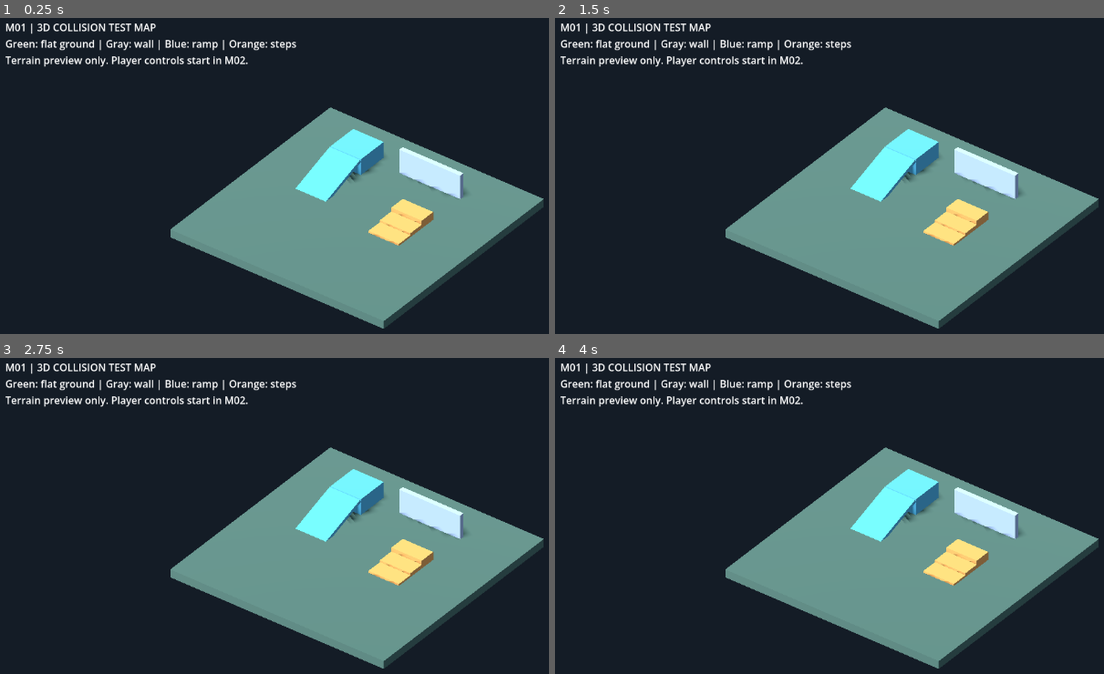
Above: before the commit, frames 1-4 (two rows, left to right).
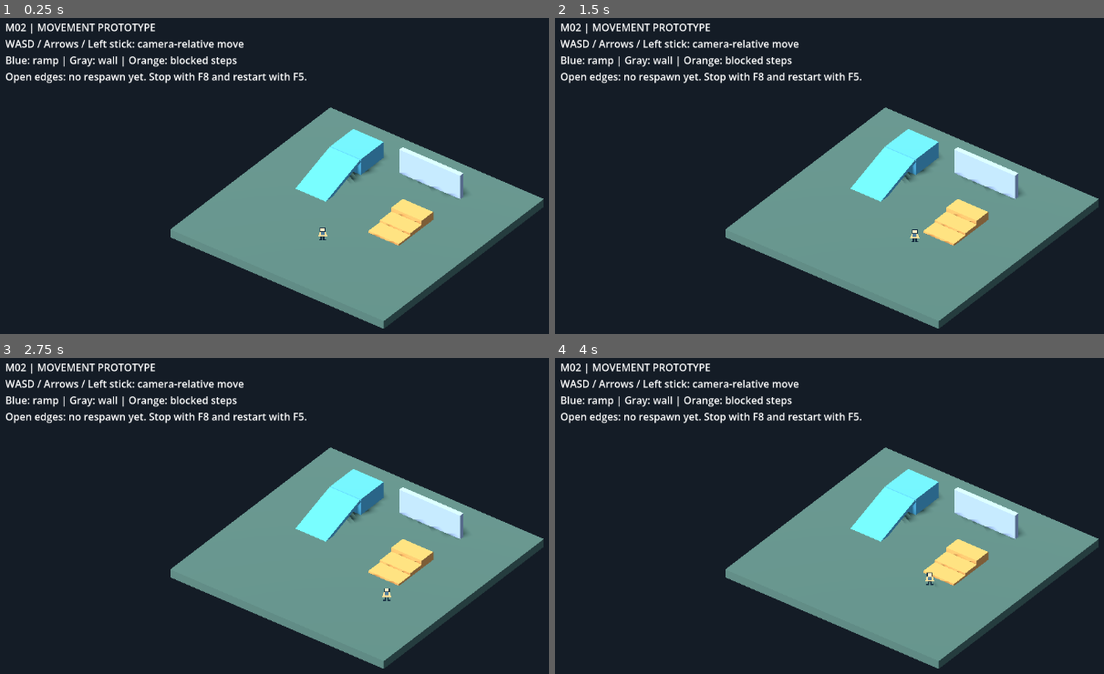
Above: after the commit, the same moments.

Repository: holy572782/forgotten-world
Game: Godot game, scene res://scenes/main.tscn
Same seed, same stepped clock (60 frames per second), same inputs: the game is played once before the commit and once after it.
Inputs (mouse positions are in pixels of both pictures, inside the frame that each line leads up to):
- Up to frame 1 (0.25 s): no input
- Up to frame 2 (1.5 s): tap Enter at 0.5 s; move the mouse to (1071, 194) at 0.52 s; hold D (move_right) 0.53-1.28 s; tap J (attack) at 0.6 s; click (1071, 194) at 0.67 s; tap Space (jump) at 0.77, 1.07 s; tap Q (camera_left) at 0.8, 1.35 s; move the mouse to (763, 236) at 1.27 s; hold S (move_down) from 1.28 s (still down)
- Up to frame 3 (2.75 s): tap Space (jump) at 1.52, 1.55, 1.82, 2, 2.1 s; move the mouse to (428, 465) at 2.02 s; release S (move_down) at 2.03 s; hold D (move_right) from 2.03 s (still down); tap J (attack) at 2.3 s
- Up to frame 4 (4 s): tap Enter at 2.75 s; move the mouse to (873, 636) at 2.77 s; release D (move_right) at 2.78 s; hold W (move_up) 2.78-3.53 s; tap J (attack) at 2.85 s; click (873, 636) at 2.92 s; tap Space (jump) at 3.02, 3.32, 3.77, 3.8 s; tap Q (camera_left) at 3.05, 3.6 s; move the mouse to (outside the picture) at 3.52 s; hold A (move_left) from 3.53 s (still down)

The runs differ from the first frame. In frame 1, 2.8% of the frame differs, in the area x 0-60%, y 1-71%; in frame 2, 2.8%; in frame 3, 2.8%; in frame 4, 2.8%, in the area x 0-70%, y 1-73%.

Commit message:
M02: 仮スプライトと3Dプレイヤー移動を実装
CharacterBody3Dによるカメラ相対移動、斜め速度正規化、
アナログ入力、坂道・壁との衝突を追加。
仮スプライトの足元を整合し、移動値をResourceに集約。

Godot 4.7.2でM00・M01回帰、M02移動・描画検査に合格。
README・テスト計画・進捗・素材台帳を更新。
実機入力と操作感は未検証。M02は検証待ち。

Diff:
--- a/assets/ASSET_REGISTER.csv
+++ b/assets/ASSET_REGISTER.csv
@@ -1,2 +1,3 @@
 asset_id,path,category,creator,source_url,license,ai_generated,prompt_reference,status,notes
 m01_test_arena,scenes/test_arena.tscn,environment,Codex,,project_license_undecided,true,M01 simple primitive terrain request,prototype,Godot built-in BoxMesh and BoxShape3D; no external artwork; dimensions provisional
+m02_player_placeholder,assets/export/player_placeholder.svg,character_placeholder,Codex,,project_license_undecided,true,M02 original geometric SVG movement marker,prototype,Original code-authored vector; no external artwork; appearance and dimensions provisional; single frame; human asset review pending
--- /dev/null
+++ b/assets/export/player_placeholder.svg
@@ -0,0 +1,8 @@
+<svg xmlns="http://www.w3.org/2000/svg" width="32" height="48" viewBox="0 0 32 48">
+  <!-- Original geometric test marker; provisional appearance, no character design. -->
+  <path fill="#172d40" d="M10 30h12v14h4v4H17V36h-2v12H6v-4h4z"/>
+  <path fill="#ffe29b" d="M8 17h16l5 18H3z"/>
+  <path fill="#527f9e" d="M11 19h10v10H11z"/>
+  <path fill="#172d40" d="M8 4h16v14H8z"/>
+  <path fill="#ffeec7" d="M10 6h12v10H10z"/>
+</svg>
--- /dev/null
+++ b/resources/player_movement.tres
@@ -0,0 +1,6 @@
+[gd_resource type="Resource" script_class="" load_steps=2 format=3]
+
+[ext_resource type="Script" path="res://scripts/player/player_movement.gd" id="1_settings"]
+
+[resource]
+script = ExtResource("1_settings")
--- a/scenes/main.tscn
+++ b/scenes/main.tscn
@@ -1,7 +1,12 @@
-[gd_scene load_steps=2 format=3]
+[gd_scene load_steps=4 format=3]
 
 [ext_resource type="PackedScene" path="res://scenes/test_arena.tscn" id="1_arena"]
+[ext_resource type="PackedScene" path="res://scenes/player/player.tscn" id="2_player"]
+[ext_resource type="Script" path="res://scripts/main.gd" id="3_main"]
 
 [node name="Main" type="Node3D"]
+script = ExtResource("3_main")
 
 [node name="TestArena" parent="." instance=ExtResource("1_arena")]
+
+[node name="Player" parent="." instance=ExtResource("2_player")]
--- /dev/null
+++ b/scenes/player/player.tscn
@@ -0,0 +1,35 @@
+[gd_scene load_steps=6 format=3]
+
+[ext_resource type="Script" path="res://scripts/player/player_controller.gd" id="1_controller"]
+[ext_resource type="Resource" path="res://resources/player_movement.tres" id="2_movement"]
+[ext_resource type="Texture2D" path="res://assets/export/player_placeholder.svg" id="3_texture"]
+
+[sub_resource type="CapsuleShape3D" id="Shape_body"]
+radius = 0.3
+height = 1.8
+
+[sub_resource type="SpriteFrames" id="Frames_placeholder"]
+animations = [{
+"frames": [{"duration": 1.0, "texture": ExtResource("3_texture")}],
+"loop": true,
+"name": &"default",
+"speed": 1.0
+}]
+
+[node name="Player" type="CharacterBody3D"]
+collision_layer = 2
+collision_mask = 1
+script = ExtResource("1_controller")
+movement = ExtResource("2_movement")
+
+[node name="CollisionShape3D" type="CollisionShape3D" parent="."]
+position = Vector3(0, 0.9, 0)
+shape = SubResource("Shape_body")
+
+[node name="AnimatedSprite3D" type="AnimatedSprite3D" parent="."]
+position = Vector3(0, 0.9, 0)
+pixel_size = 0.0375
+billboard = 2
+texture_filter = 0
+alpha_cut = 1
+sprite_frames = SubResource("Frames_placeholder")
--- /dev/null
+++ b/scripts/main.gd
@@ -0,0 +1,7 @@
+extends Node3D
+## Scene wiring only: retain the standalone M01 arena and its preview camera.
+
+func _ready() -> void:
+	$Player.global_position = $TestArena/PlayerSpawn.global_position
+	$Player.movement_camera = $TestArena/Preview/Camera3D
+	$TestArena/Preview/Instructions/Label.text = "M02 | MOVEMENT PROTOTYPE\nWASD / Arrows / Left stick: camera-relative move\nBlue: ramp | Gray: wall | Orange: blocked steps\nOpen edges: no respawn yet. Stop with F8 and restart with F5."
--- /dev/null
+++ b/scripts/player/player_controller.gd
@@ -0,0 +1,64 @@
+extends CharacterBody3D
+## M02 locomotion only. Body origin is the contact point beneath the capsule.
+
+const MovementSettings = preload("res://scripts/player/player_movement.gd")
+
+@export var movement: MovementSettings = preload("res://resources/player_movement.tres")
+@export var movement_camera: Camera3D
+
+var facing_world := Vector3.BACK
+## Screen-relative sectors: down, down-right, right, up-right, up, up-left, left, down-left.
+## Reserved for directional animation; M02 intentionally uses one placeholder frame.
+var facing_index: int = 0
+
+func _ready() -> void:
+	floor_max_angle = deg_to_rad(movement.max_slope_degrees)
+	floor_snap_length = movement.snap_length
+	floor_constant_speed = true
+	floor_stop_on_slope = true
+
+func _physics_process(delta: float) -> void:
+	var camera := movement_camera
+	if not is_instance_valid(camera):
+		camera = get_viewport().get_camera_3d()
+	var view_basis := camera.global_basis if is_instance_valid(camera) else Basis.IDENTITY
+	# get_vector applies the InputMap radial deadzone, caps diagonals and retains analog strength.
+	var input_vector := Input.get_vector("move_left", "move_right", "move_up", "move_down")
+	var desired := input_to_world(input_vector, view_basis) * movement.speed
+	var horizontal := Vector3(velocity.x, 0.0, velocity.z)
+	var rate := movement.deceleration if input_vector.is_zero_approx() else movement.acceleration
+	if not is_on_floor():
+		rate *= movement.air_control
+	horizontal = horizontal.move_toward(desired, rate * delta)
+	velocity.x = horizontal.x
+	velocity.z = horizontal.z
+	if is_on_floor():
+		velocity.y = 0.0
+	else:
+		velocity.y -= movement.gravity * delta
+	move_and_slide()
+	var actual_horizontal := Vector3(get_real_velocity().x, 0.0, get_real_velocity().z)
+	if actual_horizontal.length_squared() > 0.0001:
+		facing_world = actual_horizontal.normalized()
+	facing_index = direction_sector(facing_world, view_basis)
+
+static func horizontal_forward(view_basis: Basis) -> Vector3:
+	var forward := -view_basis.z
+	forward.y = 0.0
+	# A vertical camera has no projected forward: derive it from its right axis.
+	if forward.length_squared() < 0.000001:
+		var right := view_basis.x
+		right.y = 0.0
+		forward = Vector3.UP.cross(right)
+	return forward.normalized()
+
+static func input_to_world(input_vector: Vector2, view_basis: Basis) -> Vector3:
+	var forward := horizontal_forward(view_basis)
+	var right := forward.cross(Vector3.UP)
+	var bounded := input_vector.limit_length()
+	return right * bounded.x - forward * bounded.y
+
+static func direction_sector(direction: Vector3, view_basis: Basis) -> int:
+	var forward := horizontal_forward(view_basis)
+	var screen_direction := Vector2(direction.dot(forward.cross(Vector3.UP)), -direction.dot(forward))
+	return posmod(roundi(atan2(screen_direction.x, screen_direction.y) / (PI / 4.0)), 8)
--- /dev/null
+++ b/scripts/player/player_movement.gd
@@ -0,0 +1,11 @@
+extends Resource
+## Prototype values from system specification section 3; not final balance.
+
+@export var speed: float = 5.0
+@export var acceleration: float = 22.0
+@export var deceleration: float = 30.0
+@export var gravity: float = 20.0
+@export var air_control: float = 0.7
+@export var max_slope_degrees: float = 40.0
+## Provisional ground adhesion for the M01 ramp; not a step-climbing height.
+@export var snap_length: float = 0.3
--- /dev/null
+++ b/tests/m02_movement.gd
@@ -0,0 +1,223 @@
+extends SceneTree
+## Run with --headless; append -- --capture with a real renderer for PNGs.
+## Drive the production physics callback once per physics tick, with synthetic Input events.
+
+const Controller = preload("res://scripts/player/player_controller.gd")
+const STEP := 1.0 / 60.0
+var failures: Array[String] = []
+var main: Node3D
+var player: CharacterBody3D
+var camera: Camera3D
+var original_rotation: Vector3
+var held_keys := Vector2.ZERO
+var held_axes := Vector2.ZERO
+
+func _initialize() -> void:
+	call_deferred("_run")
+
+func _run() -> void:
+	main = load("res://scenes/main.tscn").instantiate()
+	player = main.get_node("Player")
+	root.add_child(main)
+	player.set_physics_process(false)
+	camera = main.get_node("TestArena/Preview/Camera3D")
+	original_rotation = camera.rotation
+	_check(player.global_position == main.get_node("TestArena/PlayerSpawn").global_position, "Spawn wiring")
+	_check(player.movement_camera == camera, "Camera wiring")
+	await _ticks(10)
+	_check(player.is_on_floor(), "Spawn grounded")
+	var sprite: AnimatedSprite3D = player.get_node("AnimatedSprite3D")
+	var texture := sprite.sprite_frames.get_frame_texture(&"default", 0)
+	_check(absf(sprite.position.y - texture.get_height() * sprite.pixel_size / 2.0) < 0.0001, "Sprite lower edge matches feet")
+	var collider: CollisionShape3D = player.get_node("CollisionShape3D")
+	_check(absf(collider.position.y - collider.shape.height / 2.0) < 0.0001, "Capsule lower edge matches feet")
+	_check(sprite.billboard == BaseMaterial3D.BILLBOARD_FIXED_Y and not sprite.no_depth_test, "Y billboard and depth test")
+	_check(player.collision_layer == 2 and player.collision_mask == 1, "3D collision layers")
+	camera.rotation = Vector3.ZERO
+	var directions: Array[Vector2] = [Vector2.UP, Vector2(1, -1), Vector2.RIGHT, Vector2(1, 1), Vector2.DOWN, Vector2(-1, 1), Vector2.LEFT, Vector2(-1, -1)]
+	for direction in directions:
+		await _reset(Vector3(0, 0.01, 7))
+		_keys(direction)
+		await _ticks(20)
+		var start := player.position
+		await _ticks(20)
+		var expected := Vector3(direction.x, 0, direction.y).normalized()
+		var displacement := player.position - start
+		_check(absf(displacement.length() - 5.0 * 20.0 * STEP) < 0.025, "T01 equal distance " + str(direction) + ": " + str(displacement.length()))
+		_check(displacement.normalized().dot(expected) > 0.999, "Direction " + str(direction))
+		_check(absf(Vector2(player.velocity.x, player.velocity.z).length() - 5.0) < 0.01, "T01 max speed " + str(direction))
+		_check(player.facing_index == posmod(roundi(atan2(direction.x, direction.y) / (PI / 4.0)), 8), "Visual facing sector")
+	_release()
+	await _ticks(1)
+	_check(absf(Vector2(player.velocity.x, player.velocity.z).length() - 4.5) < 0.01, "Deceleration 30 m/s2")
+	await _ticks(12)
+	_check(player.velocity.length() < 0.01, "Released input stops")
+	await _reset(Vector3(0, 0.01, 7))
+	_keys(Vector2.RIGHT)
+	await _ticks(1)
+	_check(absf(player.velocity.x - 22.0 * STEP) < 0.01, "Acceleration 22 m/s2")
+	await _reset(Vector3(0, 0.01, 7))
+	_axis(JOY_AXIS_LEFT_X, 0.1)
+	await _ticks(20)
+	_check(absf(player.velocity.x) < 0.001, "Stick radial deadzone")
+	_axis(JOY_AXIS_LEFT_X, 0.6)
+	await _ticks(20)
+	_check(absf(player.velocity.x - 2.5) < 0.02, "Analog half speed after deadzone")
+	_axis(JOY_AXIS_LEFT_X, 0.48)
+	_axis(JOY_AXIS_LEFT_Y, -0.64)
+	await _ticks(30)
+	var analog_motion := Vector2(player.velocity.x, player.velocity.z)
+	_check(absf(analog_motion.length() - 3.75) < 0.02, "Analog radial strength")
+	_check(analog_motion.normalized().dot(Vector2(0.6, -0.8)) > 0.999, "Analog direction is not quantized")
+	_axis(JOY_AXIS_LEFT_X, 1.0)
+	_axis(JOY_AXIS_LEFT_Y, -1.0)
+	await _ticks(15)
+	_check(absf(Vector2(player.velocity.x, player.velocity.z).length() - 5.0) < 0.02, "Stick diagonal capped")
+	for yaw in [0.0, 90.0, 180.0, 270.0]:
+		await _reset(Vector3(0, 0.01, 7))
+		camera.rotation = Vector3(deg_to_rad(-45.0), deg_to_rad(yaw), 0)
+		_keys(Vector2.UP)
+		await _ticks(20)
+		var expected := Vector3.FORWARD.rotated(Vector3.UP, deg_to_rad(yaw))
+		_check(Vector3(player.velocity.x, 0, player.velocity.z).normalized().dot(expected) > 0.999, "Camera basis yaw " + str(yaw))
+	var vertical_basis := Basis.from_euler(Vector3(-PI / 2.0, 0, 0))
+	_check(Controller.input_to_world(Vector2.UP, vertical_basis).is_equal_approx(Vector3.FORWARD), "Vertical camera fallback")
+	camera.rotation = Vector3.ZERO
+	await _reset(Vector3(3, 0.01, -6))
+	_keys(Vector2.UP)
+	await _ticks(90)
+	_check(player.position.z > -8.41 and player.position.z < -8.2 and player.is_on_wall(), "Wall blocks actual player: " + str(player.position))
+	await _reset(Vector3(5, 0.01, 3))
+	_keys(Vector2.UP)
+	await _ticks(60)
+	_check(player.position.z > 2.15 and player.position.y < 0.05, "Step riser blocks; no automatic climb")
+	await _reset(Vector3(-6, 0.01, 2))
+	_keys(Vector2.UP)
+	var highest := 0.0
+	var airborne := 0
+	for tick in range(120):
+		await _ticks(1)
+		highest = maxf(highest, player.position.y)
+		if not player.is_on_floor():
+			airborne += 1
+	_check(player.position.z < -6.5 and absf(player.position.y - 2.0) < 0.06, "Ramp reaches landing: " + str(player.position))
+	_check(airborne == 0 and highest < 2.06, "Ramp ascent stays grounded without seam pop")
+	_release()
+	_keys(Vector2.DOWN)
+	for tick in range(140):
+		await _ticks(1)
+		if not player.is_on_floor():
+			airborne += 1
+	_check(player.position.z > 1.0 and absf(player.position.y) < 0.06 and airborne == 0, "Ramp descent stays grounded")
+	await _reset(Vector3(-6, 1, -3))
+	var rest := player.position
+	await _ticks(60)
+	_check(player.position.distance_to(rest) < 0.01 and player.is_on_floor(), "No idle slope sliding")
+	# Temporarily steepen only this test instance to prove the 40-degree limit.
+	var ramp: StaticBody3D = main.get_node("TestArena/Terrain/Ramp")
+	var ramp_transform := ramp.transform
+	ramp.position = Vector3(-6, 2.2, -3)
+	ramp.rotation.x = deg_to_rad(55.0)
+	await _reset(Vector3(-6, 0.01, 0))
+	_keys(Vector2.UP)
+	await _ticks(90)
+	_check(player.position.z > -2.0 and player.position.y < 0.1, "55 degree slope is blocked")
+	ramp.transform = ramp_transform
+	await _reset(Vector3(0, 0.01, 7))
+	var original_speed: float = player.movement.speed
+	player.movement = player.movement.duplicate()
+	player.movement.speed = 2.0
+	_keys(Vector2.RIGHT)
+	await _ticks(20)
+	_check(absf(player.velocity.x - 2.0) < 0.01, "Movement Resource controls speed")
+	player.movement.speed = original_speed
+	await _reset(Vector3(0, 0.01, 7))
+	Input.action_press("jump")
+	Input.action_press("attack")
+	Input.action_press("camera_left")
+	await _ticks(30)
+	_check(player.is_on_floor() and absf(player.position.y) < 0.02 and camera.rotation == Vector3.ZERO, "No jump, attack or camera rotation added")
+	Input.action_release("jump")
+	Input.action_release("attack")
+	Input.action_release("camera_left")
+	# Also verify Godot's normal automatic callback path, not just direct tick calls.
+	await _reset(Vector3(0, 0.01, 7))
+	_keys(Vector2.RIGHT)
+	player.set_physics_process(true)
+	var automatic_start := player.position
+	for tick in range(31):
+		await physics_frame
+		_refresh_input()
+	player.set_physics_process(false)
+	_check(player.position.x - automatic_start.x > 1.5 and absf(player.velocity.x - 5.0) < 0.01, "Automatic physics callback moves player")
+	camera.rotation = original_rotation
+	await _reset(main.get_node("TestArena/PlayerSpawn").position + Vector3(0, 0.01, 0))
+	if "--capture" in OS.get_cmdline_user_args():
+		await _capture("m02_preview")
+		# Close view for alpha edges and ground contact; the production camera is unchanged.
+		camera.size = 8.0
+		camera.position = player.position + Vector3(4, 5, 7)
+		camera.look_at(player.position + Vector3(0, 0.7, 0))
+		await _capture("m02_feet")
+		camera.position = Vector3(3, 4, -3)
+		camera.look_at(Vector3(3, 1, -9))
+		player.position = Vector3(3, 0.01, -10.2)
+		await _ticks(10)
+		await _capture("m02_occlusion")
+	_release()
+	if failures.is_empty():
+		print("PASS M02: T01 eight directions, analog input, acceleration/braking, camera basis, feet, wall/steps, ramp seams, slope limit, Resource and scope regression")
+	else:
+		for failure in failures:
+			push_error(failure)
+	main.free()
+	quit(0 if failures.is_empty() else 1)
+
+func _ticks(count: int) -> void:
+	for tick in range(count):
+		await physics_frame
+		# Reinject held synthetic events after OS focus/key events in rendered runs.
+		_refresh_input()
+		player._physics_process(STEP)
+
+func _reset(at: Vector3) -> void:
+	_release()
+	player.position = at
+	player.velocity = Vector3.ZERO
+	await _ticks(12)
+
+func _keys(direction: Vector2) -> void:
+	held_keys = direction
+	for item in [[KEY_A, direction.x < 0], [KEY_D, direction.x > 0], [KEY_W, direction.y < 0], [KEY_S, direction.y > 0]]:
+		var event := InputEventKey.new()
+		event.physical_keycode = item[0]
+		event.pressed = item[1]
+		Input.parse_input_event(event)
+	Input.flush_buffered_events()
+
+func _axis(axis: JoyAxis, value: float) -> void:
+	held_axes[axis] = value
+	var event := InputEventJoypadMotion.new()
+	event.axis = axis
+	event.axis_value = value
+	Input.parse_input_event(event)
+	Input.flush_buffered_events()
+
+func _refresh_input() -> void:
+	_keys(held_keys)
+	_axis(JOY_AXIS_LEFT_X, held_axes.x)
+	_axis(JOY_AXIS_LEFT_Y, held_axes.y)
+
+func _release() -> void:
+	_keys(Vector2.ZERO)
+	_axis(JOY_AXIS_LEFT_X, 0.0)
+	_axis(JOY_AXIS_LEFT_Y, 0.0)
+
+func _capture(label: String) -> void:
+	await process_frame
+	await RenderingServer.frame_post_draw
+	_check(root.get_texture().get_image().save_png("res://.godot/" + label + ".png") == OK, "Save " + label)
+
+func _check(condition: bool, message: String) -> void:
+	if not condition:
+		failures.append(message)
Not shown, added: assets/export/player_placeholder.svg.import
Not shown, added: scripts/main.gd.uid
Not shown, added: scripts/player/player_controller.gd.uid
Not shown, added: scripts/player/player_movement.gd.uid
Not shown, added: tests/m02_movement.gd.uid
Not shown, changed: docs/12_TEST_PLAN.md
Not shown, changed: docs/DEVELOPMENT_STATUS.md
